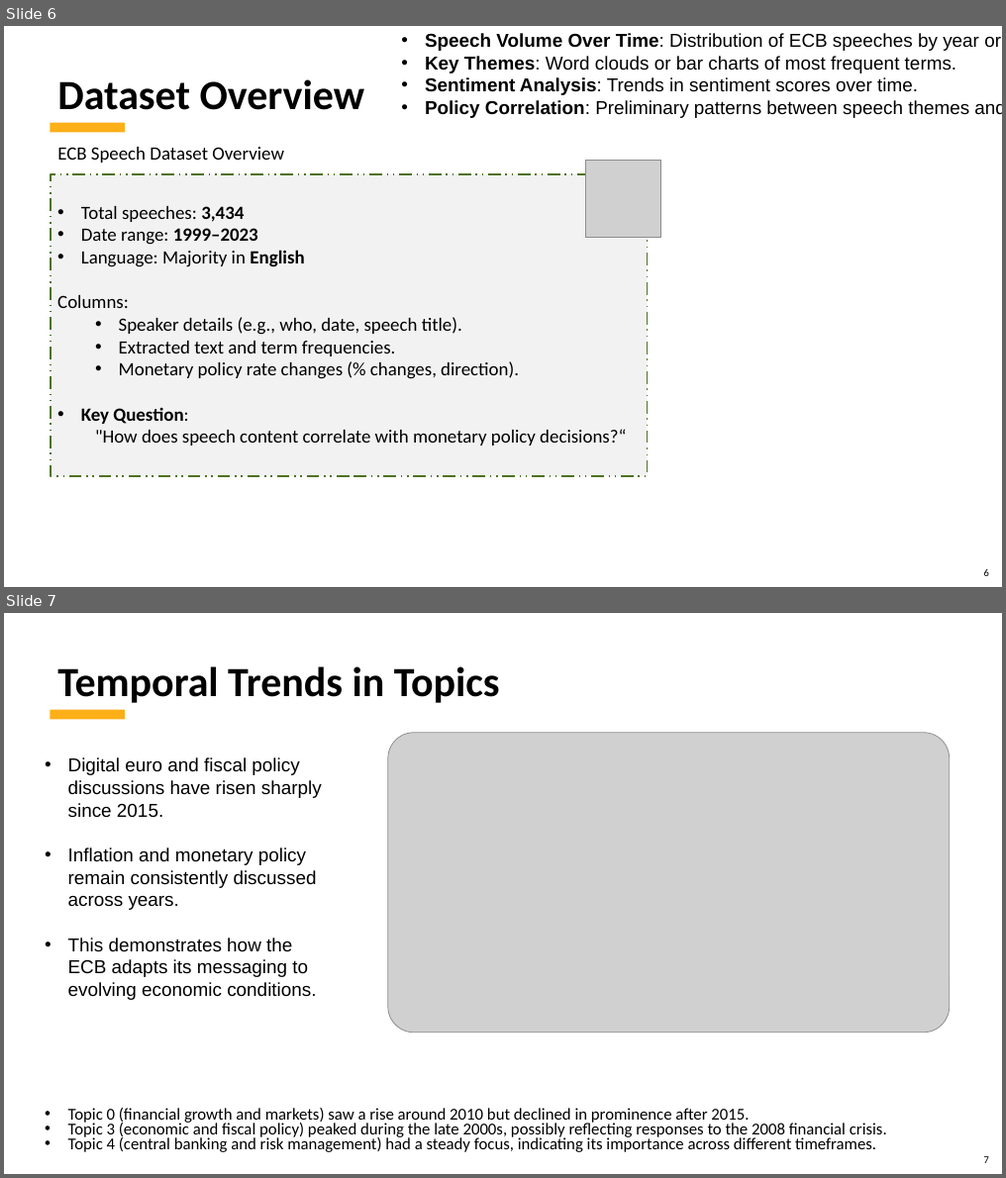
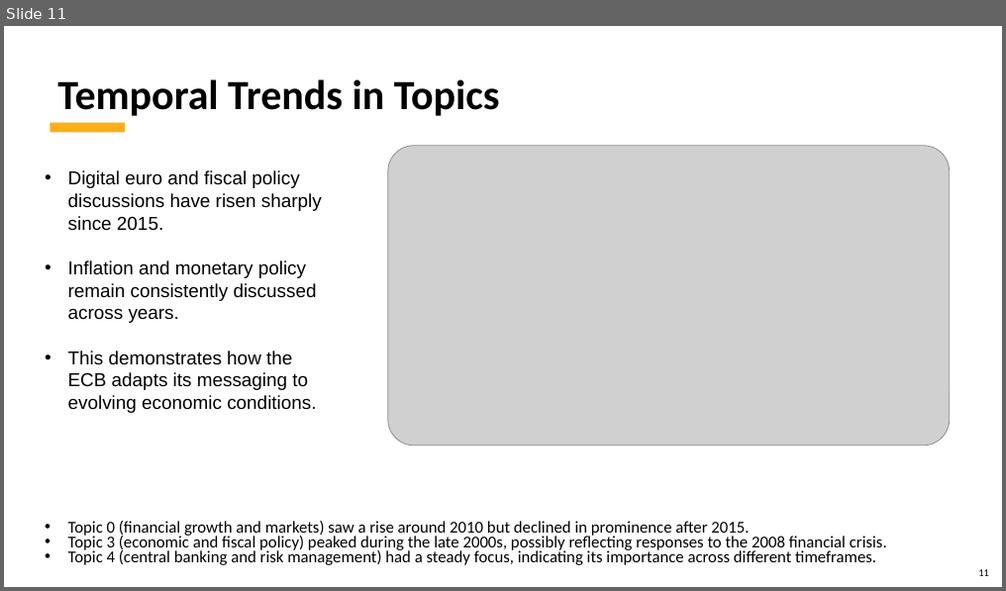
Before and after one commit to kubernetes-world/3666-ANLP-Predicting-ECB-Monetary-Policy, a slide deck: 3666 ANLP - Predicting ECB Monetary Policy.Final Project.pptx. Shown one above the other, each under a label of ours: slides 6 and 7 before the commit, slide 11 after it. The pictures are 1006x1178 and 1006x591 pixels, drawn with LibreOffice and Linux fonts; fonts in the diff are those of the drawing; grey boxes stand for pictures; background and template pictures are left out. Boxes give left, top, right and bottom in pixels: in the first picture for what was removed or moved away, otherwise in the second. Text is boxed around its words. In the diff, an @@ line names an element or a change of style, - is before the commit and + after.

```diff
--- a/3666 ANLP - Predicting ECB Monetary Policy.Final Project.pptx
+++ b/3666 ANLP - Predicting ECB Monetary Policy.Final Project.pptx
@@ slide 6 removed at [4, 26, 1002, 587], background picture (left out); not listed: 2 template elements that a slide beside it also shows @@
@@ text removed at [425, 33, 1002, 118] @@
-• Speech Volume Over Time: Distribution of ECB speeches by year or event.
-• Key Themes: Word clouds or bar charts of most frequent terms.
-• Sentiment Analysis: Trends in sentiment scores over time.
-• Policy Correlation: Preliminary patterns between speech themes and policy changes
@@ title removed at [57, 79, 365, 110] @@
-Dataset Overview
@@ text removed at [57, 147, 284, 163] @@
-ECB Speech Dataset Overview
@@ picture removed at [586, 160, 661, 238] @@
@@ rectangle removed at [51, 174, 648, 476] @@
-• Total speeches: 3,434
-• Date range: 1999–2023
-• Language: Majority in English
-Columns:
-  • Speaker details (e.g., who, date, speech title).
-  • Extracted text and term frequencies.
-  • Monetary policy rate changes (% changes, direction).
-• Key Question:
-  "How does speech content correlate with monetary policy decisions?“
@@ what was slide 7 is now slide 11 @@
@@ page number at [978, 570, 989, 576]: text changed @@
-7
+11
```
Also in this commit, not shown: 7 slides changed, 6 slides added, 2 other slides removed.
